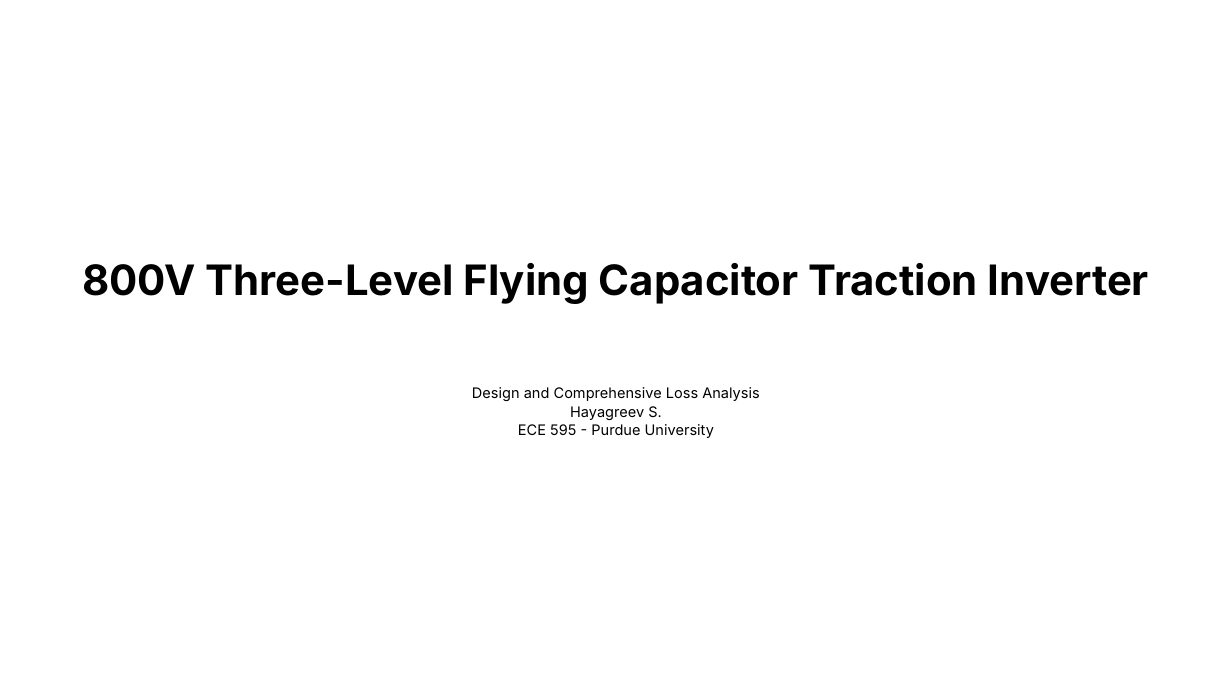
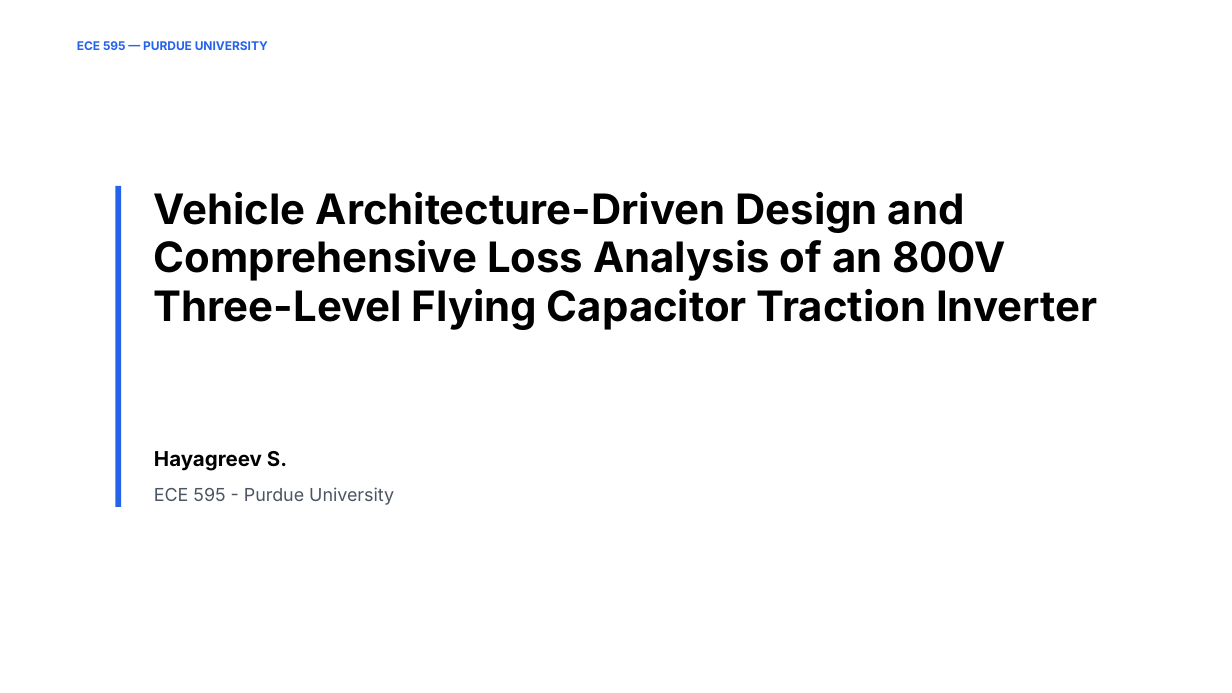
Before and after one commit to HayagreevSMeta/Inverter-Design, a slide deck: slide 1 of FC_Inverter_Presentation.pptx. Drawn at 1232x693 pixels with LibreOffice and Linux fonts; fonts in the diff are those of the drawing; background and template pictures are left out. Boxes give left, top, right and bottom in pixels: in the first picture for what was removed or moved away, otherwise in the second. Text is boxed around its words. In the diff, an @@ line names an element or a change of style, - is before the commit and + after.

```diff
--- a/FC_Inverter_Presentation.pptx
+++ b/FC_Inverter_Presentation.pptx
@@ text added at (77,41,268,50), 7 pt, text #2563EB, bold @@
+ECE 595 — PURDUE UNIVERSITY
@@ rectangle added at (116,186,122,508), fill #2563EB @@
@@ text at (154,192,1097,330): text changed @@
-800V Three-Level Flying Capacitor Traction Inverter
+Vehicle Architecture-Driven Design and Comprehensive Loss Analysis of an 800V Three-Level Flying Capacitor Traction Inverter
@@ text removed at (472,387,759,401) @@
-Design and Comprehensive Loss Analysis
@@ text "Hayagreev S.": place and size @@
-text "Hayagreev S." at (570,406,662,420)
+text "Hayagreev S." at (154,451,287,471)
@@ text "Hayagreev S." at (154,451,287,471): size 8.5 to 12 pt, bold on; alignment centre to left @@
@@ text "ECE 595 - Purdue University": place and size @@
-text "ECE 595 - Purdue University" at (518,424,714,438)
+text "ECE 595 - Purdue University" at (154,487,394,505)
@@ text "ECE 595 - Purdue University" at (154,487,394,505): size 8.5 to 10.5 pt, text colour #000000 to #4B5563; alignment centre to left @@
```
Also in this commit, not shown: 1 other slide changed, 11 slides added, 11 slides removed, 15 other files.
